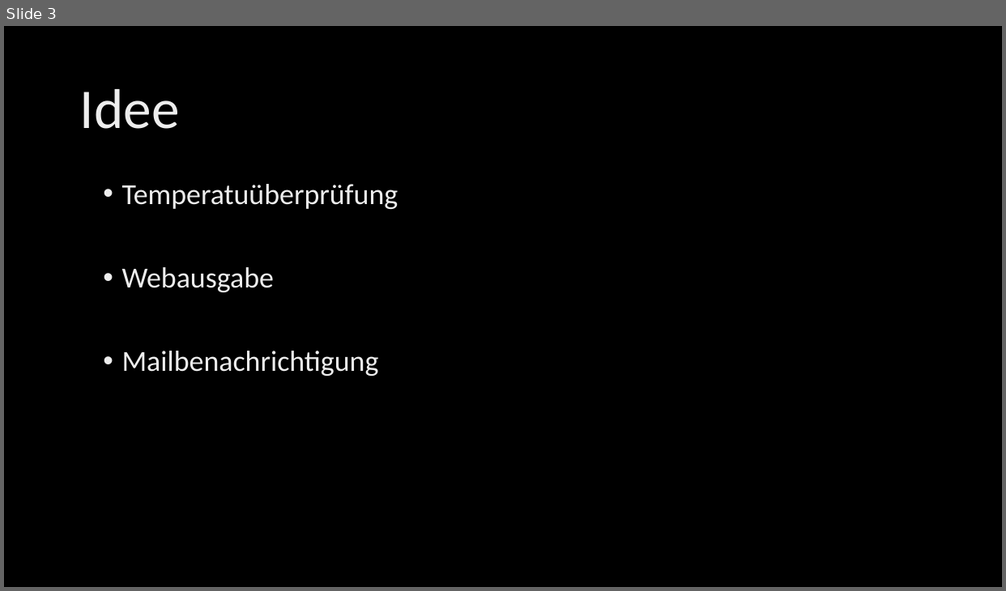
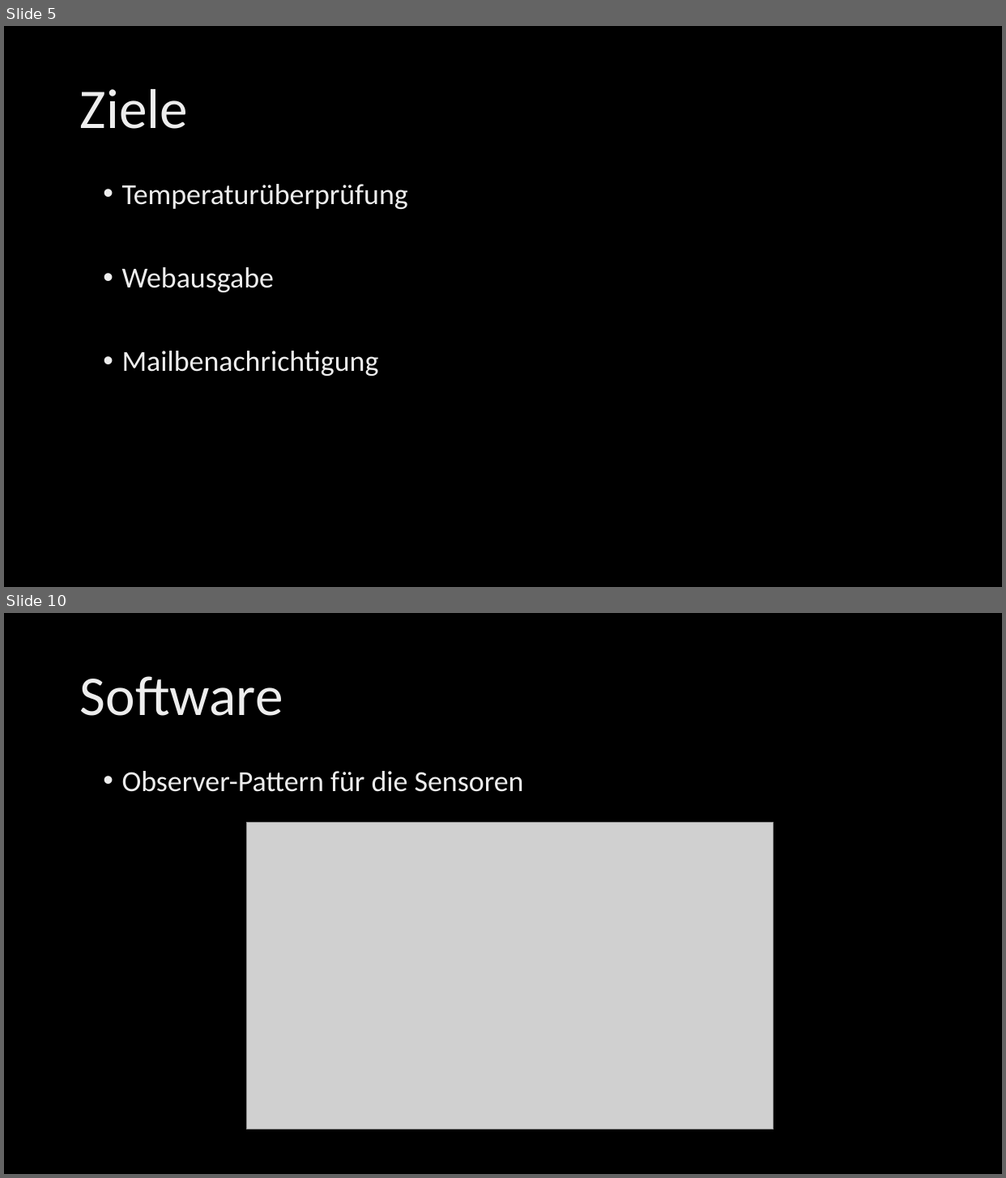
Before and after one commit to tkreienbuehl/I_BA_NS1701, a slide deck: Presentation/Presentation.pptx. Shown one above the other, each under a label of ours: slide 3 before the commit, slides 5 and 10 after it; the slides between them are not shown. The pictures are 1006x591 and 1006x1178 pixels, drawn with LibreOffice and Linux fonts; fonts in the diff are those of the drawing; grey boxes stand for pictures; background and template pictures are left out. Boxes give left, top, right and bottom in pixels: in the first picture for what was removed or moved away, otherwise in the second. Text is boxed around its words. In the diff, an @@ line names an element or a change of style, - is before the commit and + after.

```diff
--- a/Presentation/Presentation.pptx
+++ b/Presentation/Presentation.pptx
@@ slide 10 added at box(4, 613, 1002, 1174), background picture (left out) @@
@@ title added at box(80, 676, 283, 716), 54 pt, text gradient #BFBFBF to #EDEDED to #FFFFFF @@
+Software
@@ text added at box(122, 771, 524, 792), 28 pt, text gradient #BFBFBF to #EDEDED to #FFFFFF @@
+• Observer-Pattern für die Sensoren
@@ picture added at box(246, 823, 774, 1130) @@
@@ what was slide 3 is now slide 5 @@
@@ slide 5 changed as well @@
@@ title at box(80, 89, 188, 129): text changed @@
-Idee
+Ziele
@@ text at box(122, 184, 408, 209): text changed @@
-• Temperatuüberprüfung
+• Temperaturüberprüfung
```
Also in this commit, not shown: 3 other slides changed, 11 other slides added, 3 slides removed, 1 other file.
